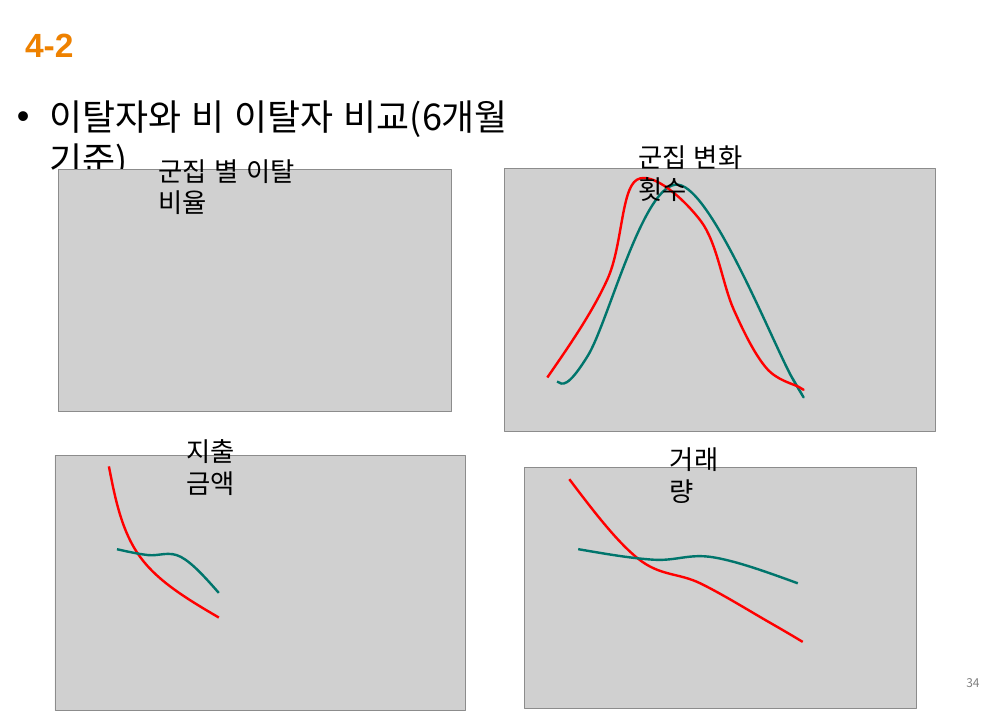
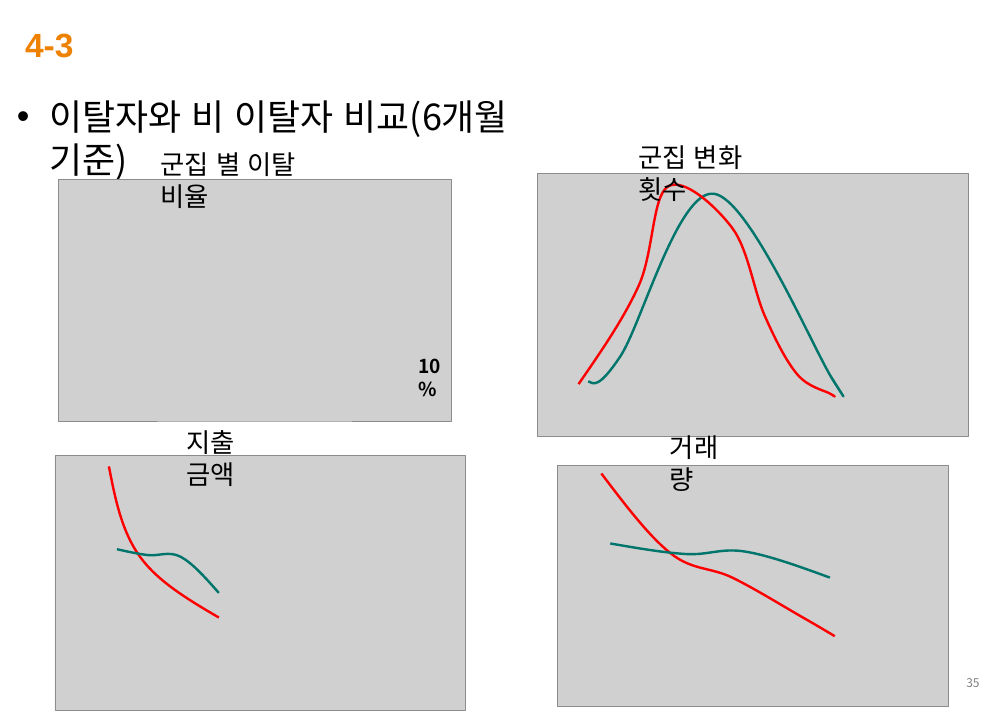
Before and after one commit to abcd00ou/LDS-Stat, a slide deck: slide 35 of 최종 보고서_이동성.pptx (slide 34 before the commit). Drawn at 1008x713 pixels with LibreOffice and Linux fonts; fonts in the diff are those of the drawing; grey boxes stand for pictures; background and template pictures are left out. Boxes give left, top, right and bottom in pixels: in the first picture for what was removed or moved away, otherwise in the second. Text is boxed around its words. In the diff, an @@ line names an element or a change of style, - is before the commit and + after.

```diff
--- a/최종 보고서_이동성.pptx
+++ b/최종 보고서_이동성.pptx
@@ text at <box>25,33,73,58</box>: text changed @@
-4-2
+4-3
@@ text "군집 별 이탈 비율" rewrapped from <box>159,154,294,214</box> to <box>160,152,296,208</box> @@
@@ picture: place and size @@
-picture at <box>58,170,452,412</box>
+picture at <box>58,179,452,422</box>
@@ picture: place and size @@
-picture at <box>505,169,936,431</box>
+picture at <box>538,173,969,435</box>
@@ freeform shape: place and size @@
-freeform shape at <box>548,178,804,390</box>
+freeform shape at <box>579,185,835,397</box>
@@ freeform shape: place and size @@
-freeform shape at <box>557,185,804,398</box>
+freeform shape at <box>588,194,843,397</box>
@@ text added at <box>419,358,442,374</box>, 16 pt, text #000000, bold @@
+10%
@@ text "지출 금액" rewrapped from <box>186,434,234,495</box> to <box>186,430,234,486</box> @@
@@ text "거래량" rewrapped from <box>670,447,718,503</box> to <box>670,430,718,491</box> @@
@@ picture: place and size @@
-picture at <box>524,467,916,708</box>
+picture at <box>557,466,949,706</box>
@@ freeform shape removed at <box>579,467,811,617</box> @@
@@ freeform shape: place and size @@
-freeform shape at <box>569,479,803,642</box>
+freeform shape at <box>602,473,836,636</box>
@@ freeform shape: place and size @@
-freeform shape at <box>579,549,798,584</box>
+freeform shape at <box>610,543,830,578</box>
@@ page number at <box>966,678,979,687</box>: text changed @@
-34
+35
```
Also in this commit, not shown: 28 other slides changed, 2 slides added.
